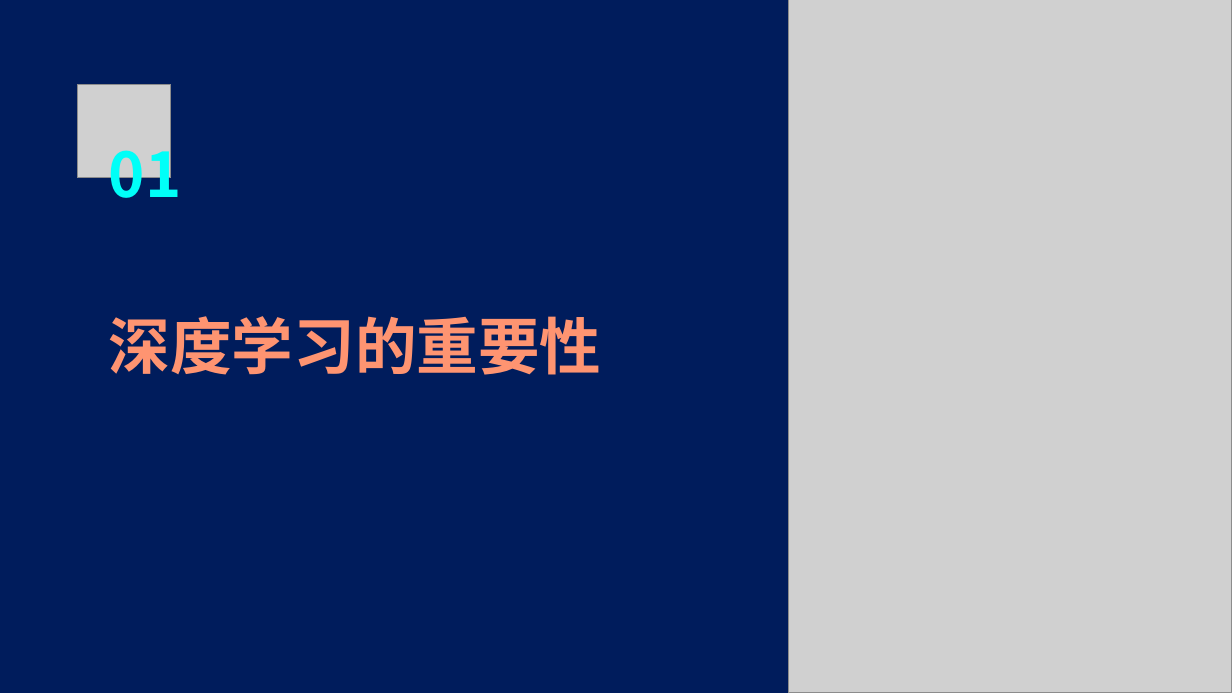
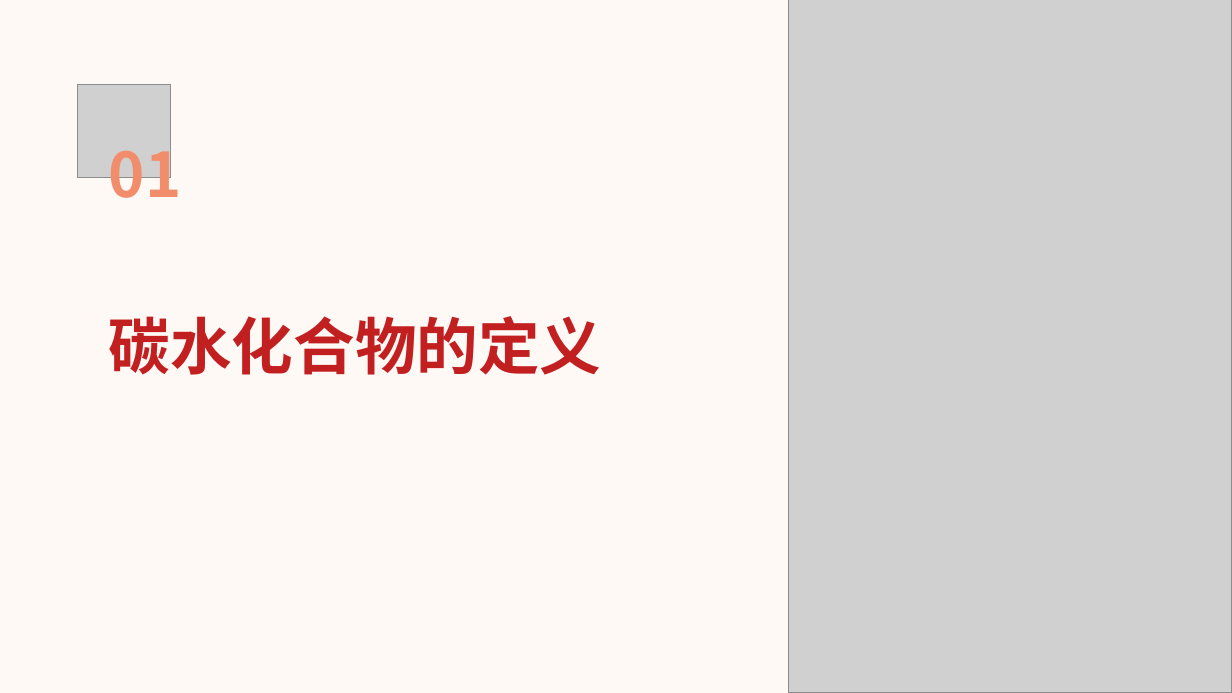
Before and after one commit to FlashLizard/Intelligent_Learning_Platform, a slide deck: slide 3 of src/generate_ppt/generate_ppt/ppttmp.ppt. Drawn at 1232x693 pixels with LibreOffice and Linux fonts; fonts in the diff are those of the drawing; grey boxes stand for pictures. Boxes give left, top, right and bottom in pixels: in the first picture for what was removed or moved away, otherwise in the second. Text is boxed around its words. In the diff, an @@ line names an element or a change of style, - is before the commit and + after.

```diff
--- a/src/generate_ppt/generate_ppt/ppttmp.ppt
+++ b/src/generate_ppt/generate_ppt/ppttmp.ppt
@@ background #001C5C to #FFF9F6 @@
@@ text "01" at box(109, 134, 182, 213): text colour #00FFF8 to #F18D6B @@
@@ text at box(109, 316, 602, 375): text changed; text colour #FE9471 to #C22020 @@
-深度学习的重要性
+碳水化合物的定义
```
Also in this commit, not shown: 6 other slides changed, 20 slides added, 5 slides removed, 8 other files.
